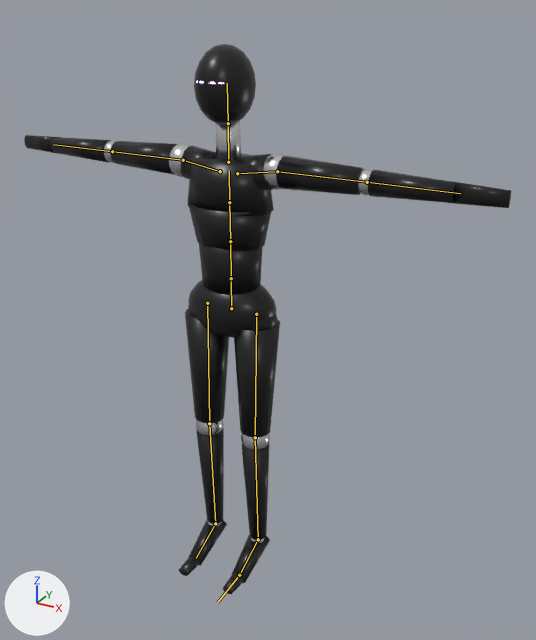
Two versions of the glTF model assets/pilgrim/pilgrim.glb, one commit apart.
Camera for both pictures: a 50 mm camera at (1.14, -1.838, 1.867) aimed at (0.123, 0.013, 0.942). Lighting does not change. The marker at lower left points along +X, +Y and +Z. The older version comes first. The bones that change, and the others that lie on the model, are drawn over the model as lines.

In view in the first picture: 'Body'.
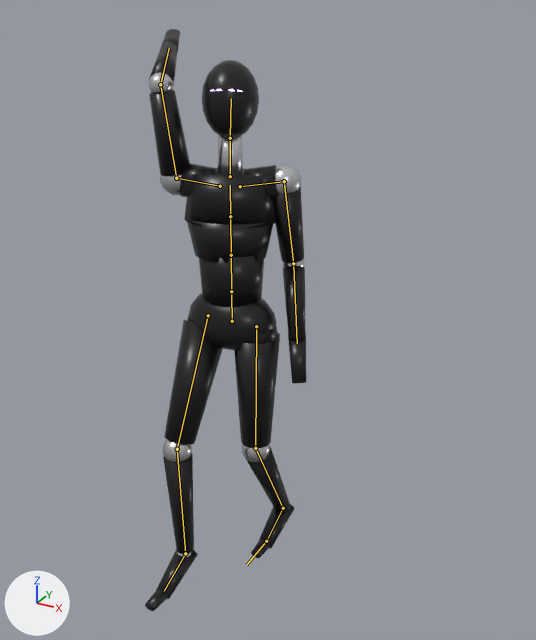
The newer file adds an action. The first version stands in its rest pose; the second is drawn at frame 2 of the action 'strike_swing'.

Location of each change, [x1, y1, x2, y2] in pixels of the pictures (536 x 640 px):
'Body', posed (67% narrower): before [24, 44, 511, 594]; after [145, 29, 306, 611]
bone 'Hips', root to tip: before (231, 308) to (231, 281); after (232, 321) to (231, 294)
bone 'LeftLowerLeg', root to tip: before (255, 437) to (258, 539); after (255, 448) to (283, 508)
bone 'LeftFoot', root to tip: before (258, 539) to (239, 575); after (283, 508) to (266, 541)
bone 'RightUpperLeg', root to tip: before (207, 303) to (209, 423); after (208, 315) to (177, 449)
bone 'RightLowerLeg', root to tip: before (209, 423) to (215, 523); after (177, 449) to (185, 553)
bone 'Spine', root to tip: before (231, 278) to (230, 241); after (231, 291) to (231, 255)
bone 'Chest', root to tip: before (230, 241) to (229, 202); after (231, 255) to (230, 216)
bone 'LeftUpperArm', root to tip: before (277, 171) to (367, 182); after (284, 181) to (293, 263)
bone 'LeftLowerArm', root to tip: before (367, 182) to (460, 193); after (293, 263) to (297, 343)
bone 'Neck', root to tip: before (228, 162) to (228, 123); after (230, 176) to (230, 138)
bone 'Head', root to tip: before (228, 123) to (227, 83); after (230, 138) to (231, 98)
bone 'RightUpperArm', root to tip: before (183, 160) to (112, 151); after (176, 178) to (160, 84)
bone 'RightLowerArm', root to tip: before (112, 151) to (53, 144); after (160, 84) to (169, 48)

Diff of the bpy script that builds the scene:
```diff
--- a/assets/pilgrim/pilgrim.glb.py
+++ b/assets/pilgrim/pilgrim.glb.py
@@ bone_hips @@
 bone_hips = bpy.data.objects['Pilgrim'].pose.bones['Hips']  # child of 'Root'
-bone_hips.location = (0.0, 0.0, 0.0)
+bone_hips.location = (0.0, -0.043, 0.0)
@@ bone_leftlowerleg @@
 bone_leftlowerleg = bpy.data.objects['Pilgrim'].pose.bones['LeftLowerLeg']  # child of 'LeftUpperLeg'
-bone_leftlowerleg.rotation_quaternion = (1.0, 0.0, 0.0, 0.0)  # degrees (0, 0, 0)
+bone_leftlowerleg.rotation_quaternion = (0.975, 0.221, 0.0, 0.0)  # degrees (26, 0, 0)
@@ bone_leftfoot @@
 bone_leftfoot = bpy.data.objects['Pilgrim'].pose.bones['LeftFoot']  # child of 'LeftLowerLeg'
-bone_leftfoot.rotation_quaternion = (1.0, 0.0, 0.0, 0.0)  # degrees (0, 0, 0)
+bone_leftfoot.rotation_quaternion = (0.975, -0.224, 0.0, 0.0)  # degrees (-26, 0, 0)
@@ bone_rightupperleg @@
 bone_rightupperleg = bpy.data.objects['Pilgrim'].pose.bones['RightUpperLeg']  # child of 'Hips'
-bone_rightupperleg.rotation_quaternion = (1.0, 0.0, 0.0, 0.0)  # degrees (0, 0, 0)
+bone_rightupperleg.rotation_quaternion = (0.975, -0.223, 0.0, 0.0)  # degrees (-26, 0, 0)
@@ bone_rightlowerleg @@
 bone_rightlowerleg = bpy.data.objects['Pilgrim'].pose.bones['RightLowerLeg']  # child of 'RightUpperLeg'
-bone_rightlowerleg.rotation_quaternion = (1.0, 0.0, 0.0, 0.0)  # degrees (0, 0, 0)
+bone_rightlowerleg.rotation_quaternion = (0.975, 0.221, 0.0, 0.0)  # degrees (26, 0, 0)
@@ bone_spine @@
 bone_spine = bpy.data.objects['Pilgrim'].pose.bones['Spine']  # child of 'Hips'
-bone_spine.rotation_quaternion = (1.0, 0.0, 0.0, 0.0)  # degrees (0, 0, 0)
+bone_spine.rotation_quaternion = (0.997, -0.009, 0.079, 0.001)  # degrees (-1, 9, 0)
@@ bone_chest @@
 bone_chest = bpy.data.objects['Pilgrim'].pose.bones['Chest']  # child of 'Spine'
-bone_chest.rotation_quaternion = (1.0, 0.0, 0.0, 0.0)  # degrees (0, 0, 0)
+bone_chest.rotation_quaternion = (0.993, -0.009, 0.118, 0.001)  # degrees (-1, 14, 0)
@@ bone_leftupperarm @@
 bone_leftupperarm = bpy.data.objects['Pilgrim'].pose.bones['LeftUpperArm']  # child of 'LeftShoulder'
-bone_leftupperarm.rotation_quaternion = (1.0, 0.0, 0.0, 0.0)  # degrees (0, 0, 0)
+bone_leftupperarm.rotation_quaternion = (0.74, -0.667, 0.065, 0.058)  # degrees (-84, 10, 0)
@@ bone_leftlowerarm @@
 bone_leftlowerarm = bpy.data.objects['Pilgrim'].pose.bones['LeftLowerArm']  # child of 'LeftUpperArm'
-bone_leftlowerarm.rotation_quaternion = (1.0, 0.0, 0.0, 0.0)  # degrees (0, 0, 0)
+bone_leftlowerarm.rotation_quaternion = (0.94, 0.0, -0.036, -0.34)  # degrees (1, -4, -40)
@@ bone_neck @@
 bone_neck = bpy.data.objects['Pilgrim'].pose.bones['Neck']  # child of 'UpperChest'
-bone_neck.rotation_quaternion = (1.0, 0.0, 0.0, 0.0)  # degrees (0, 0, 0)
+bone_neck.rotation_quaternion = (0.999, -0.035, 0.0, 0.0)  # degrees (-4, 0, 0)
@@ bone_head @@
 bone_head = bpy.data.objects['Pilgrim'].pose.bones['Head']  # child of 'Neck'
-bone_head.rotation_quaternion = (1.0, 0.0, 0.0, 0.0)  # degrees (0, 0, 0)
+bone_head.rotation_quaternion = (0.998, -0.064, 0.0, 0.0)  # degrees (-7, 0, 0)
@@ bone_rightupperarm @@
 bone_rightupperarm = bpy.data.objects['Pilgrim'].pose.bones['RightUpperArm']  # child of 'RightShoulder'
-bone_rightupperarm.rotation_quaternion = (1.0, 0.0, 0.0, 0.0)  # degrees (0, 0, 0)
+bone_rightupperarm.rotation_quaternion = (0.046, -0.041, 0.742, 0.668)  # degrees (-84, 173, 0)
@@ bone_rightlowerarm @@
 bone_rightlowerarm = bpy.data.objects['Pilgrim'].pose.bones['RightLowerArm']  # child of 'RightUpperArm'
-bone_rightlowerarm.rotation_quaternion = (1.0, 0.0, 0.0, 0.0)  # degrees (0, 0, 0)
+bone_rightlowerarm.rotation_quaternion = (0.789, 0.0, 0.064, 0.612)  # degrees (5, 6, 76)
```
